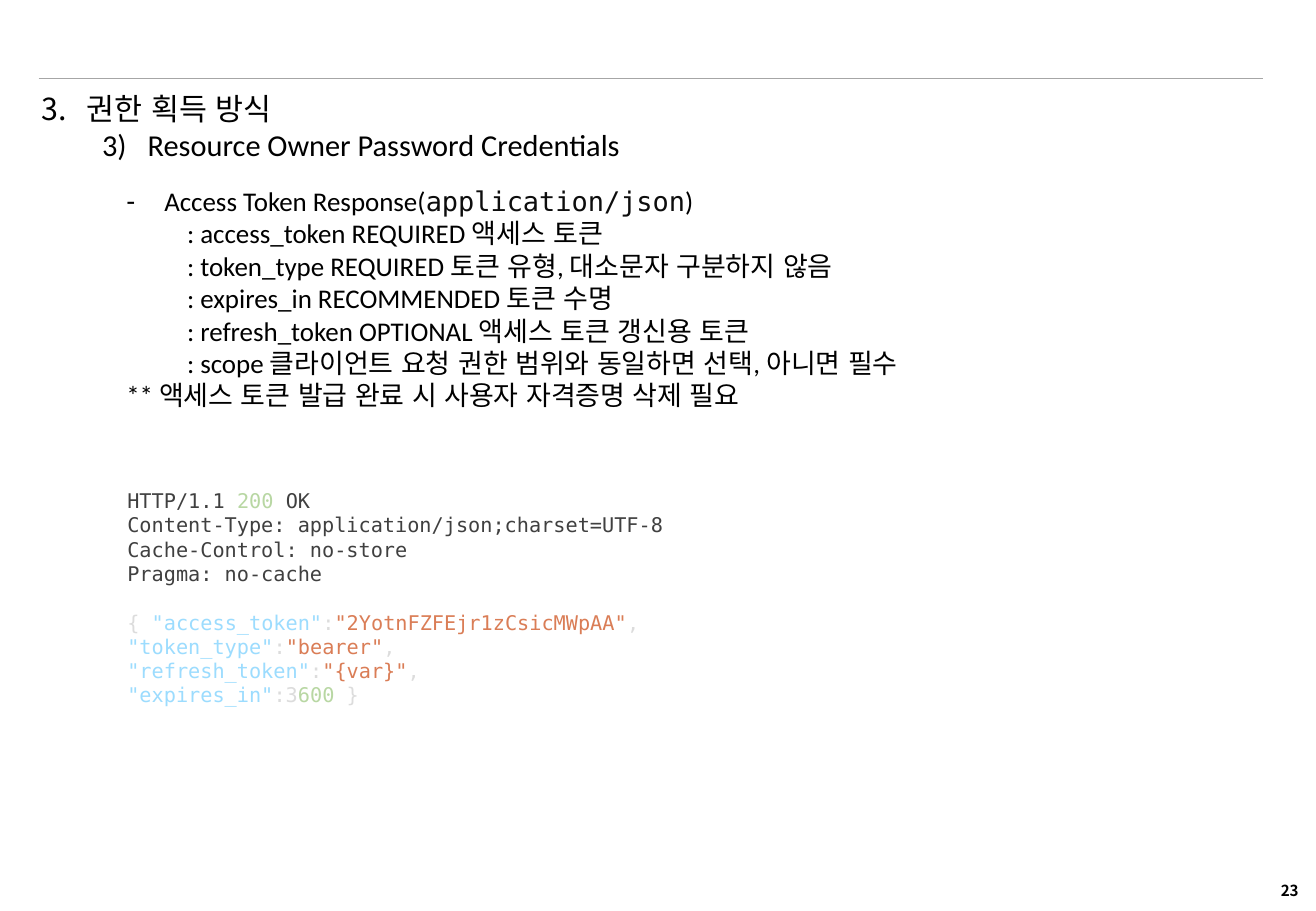
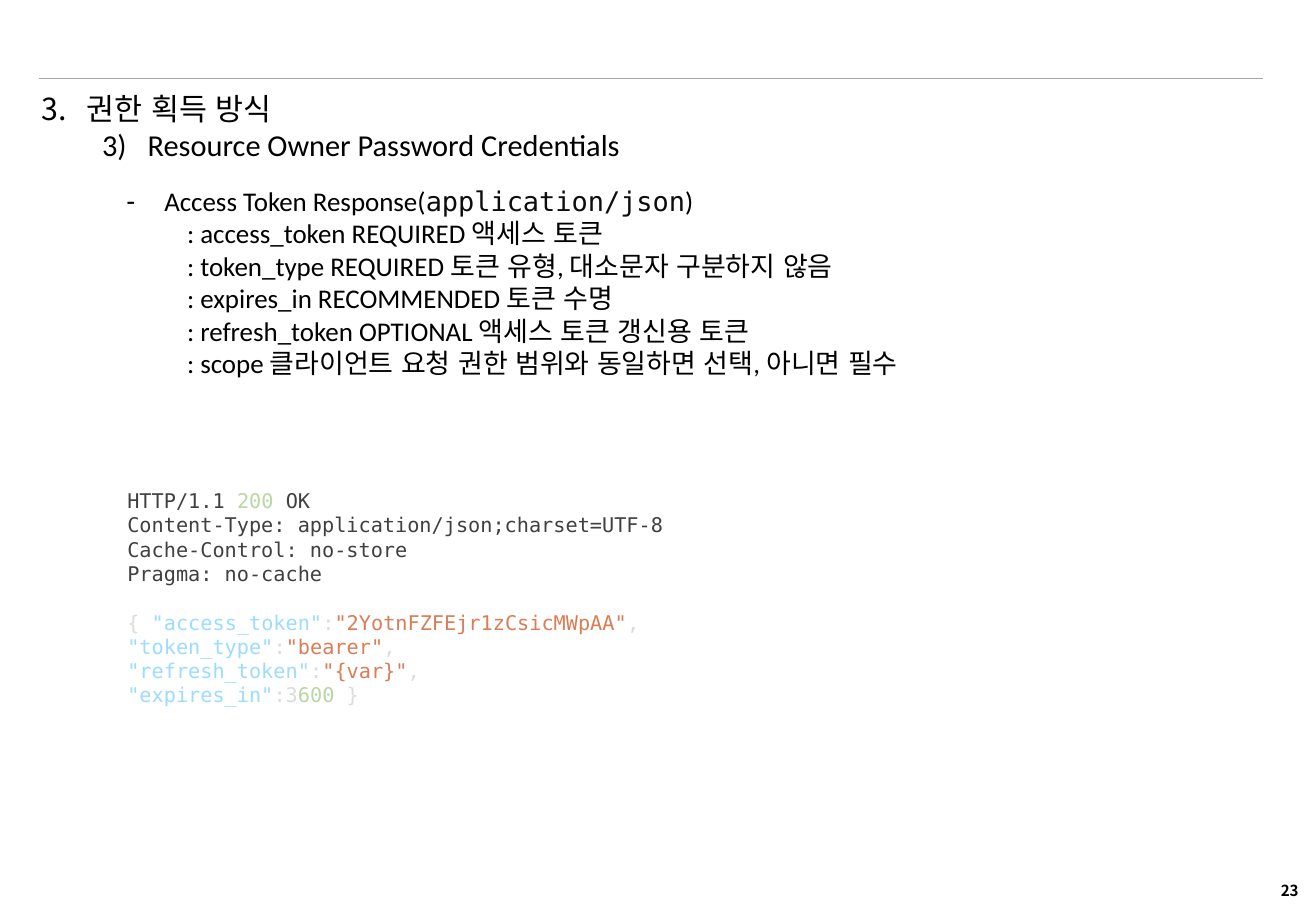
Before and after one commit to BOBY-MIN/development-guide, a slide deck: slide 23 of tip/OAuth_2.0.pptx. Drawn at 1316x911 pixels with LibreOffice and Linux fonts; fonts in the diff are those of the drawing. Boxes give left, top, right and bottom in pixels: in the first picture for what was removed or moved away, otherwise in the second. Text is boxed around its words. In the diff, an @@ line names an element or a change of style, - is before the commit and + after.

```diff
--- a/tip/OAuth_2.0.pptx
+++ b/tip/OAuth_2.0.pptx
@@ text at <box>159,382,740,407</box>: paragraph removed @@
-** 액세스 토큰 발급 완료 시 사용자 자격증명 삭제 필요
```
Also in this commit, not shown: 10 other slides changed.
